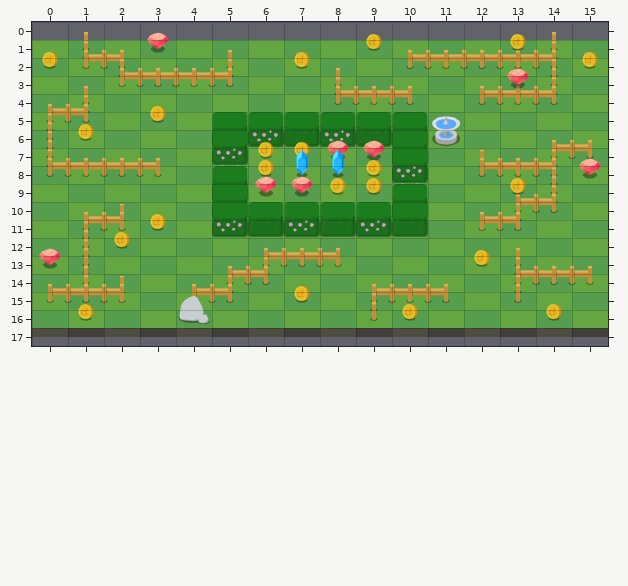
Two states of a Tiled map (JSON), maps/stage5.json. That is the earlier state.
Cells are 64x32 px. Shown: x 0..15, y 0..17.
After:
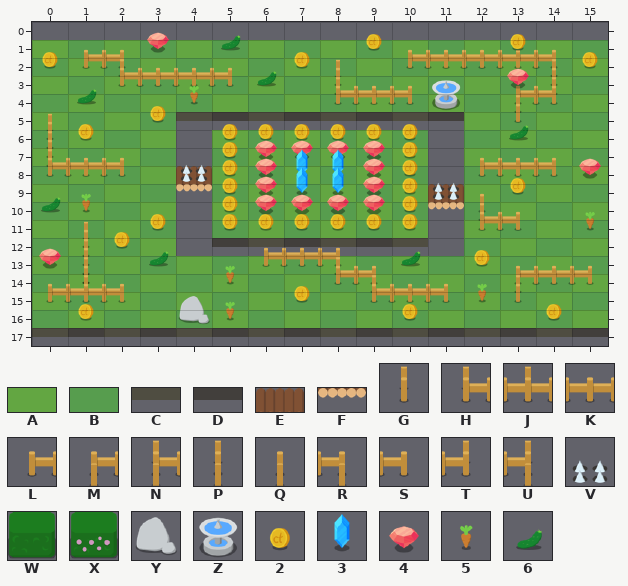
Key: from "ground": A 0, B 1, C 2, D 3, E 4, F 9; from "objects": G 0, H 1, J 2, K 3, L 4, M 5, N 6, P 7, Q 8, R 9, S 12, T 13, U 14, V 17, W 21, X 22, Y 24, Z 25, 2 29, 3 30, 4 31, 5 35, 6 37.
_ is an empty cell.
Objects are placed by their top-left corner, in cells (3,4 is the top-left corner of cell 3,4); size is 1x1 cell unless given.
Tiles replaced or removed in this view: 2, 3, 4, A, B, G, H, J, K, L, M, N, P, Q, S, T, U, V, W, X, Y, Z.
What changed:
Changed rows in their new state; . is an unchanged cell.
Layer "ground":
first column x 4:
 5 CDCDCDCD
 6 _......_
 7 _......_
 8 E......_
 9 F......E
10 _......F
11 _......_
12 _DCDCDC_
Layer "obstacles" (removed):
first column x 0:
 1 ._............_.
 2 ._..._........_.
 3 ....__.._.......
 4 ._..........__..
 5 __..............
 6 _...._______....
 7 ....._...._...__
 8 ..__._...._._._.
 9 ....._...._..._.
10 ....._...._..__.
11 .__..______.__..
12 ._..............
13 ......___...._..
14 ._...__......_..
15 .__.__..._......
16 ...._...._......
Layer "items" (removed):
first column x 1:
 3 ............_..
 6 _..............
 7 .....____......
 8 .....____....._
 9 .....____..._..
12 ._.............
Layer "obstacles" (added):
added: R at 14,1 size 1x2
added: L at 1,1 size 1x2
added: K at 4,2 size 1x2
added: S at 5,2 size 1x2
added: P at 8,2 size 1x2
added: M at 13,3 size 1x2
added: Z at 11,3 size 1x2
added: G at 13,4 size 1x2
added: P at 0,5 size 1x2
added: S at 14,7 size 1x2
added: V at 4,7 size 1x2
added: L at 12,7 size 1x2
added: S at 2,7 size 1x2
added: V at 11,8 size 1x2
added: Q at 12,9 size 1x2
added: H at 12,10 size 1x2
added: S at 13,10 size 1x2
added: P at 1,11 size 1x2
added: K at 7,12 size 1x2
added: L at 6,12 size 1x2
added: R at 8,12 size 1x2
added: P at 1,13 size 1x2
added: P at 1,13 size 1x2
added: H at 8,13 size 1x2
added: R at 9,13 size 1x2
added: M at 13,13 size 1x2
added: J at 1,14 size 1x2
added: S at 2,14 size 1x2
added: H at 9,14 size 1x2
added: Y at 4,15 size 1x2
Layer "items" (added):
added: 6 at 5,0 size 1x2
added: 4 at 13,2 size 1x2
added: 6 at 6,2 size 1x2
added: 6 at 1,3 size 1x2
added: 5 at 4,3 size 1x2
added: 2 at 1,5 size 1x2
added: 6 at 13,5 size 1x2
added: 2 at 5,5 size 1x2
added: 2 at 6,5 size 1x2
added: 2 at 7,5 size 1x2
added: 2 at 8,5 size 1x2
added: 2 at 9,5 size 1x2
added: 2 at 10,5 size 1x2
added: 4 at 8,6 size 1x2
added: 4 at 9,6 size 1x2
added: 4 at 7,6 size 1x2
added: 4 at 6,6 size 1x2
added: 2 at 10,6 size 1x2
added: 2 at 5,6 size 1x2
added: 4 at 15,7 size 1x2
added: 3 at 7,7 size 1x2
added: 3 at 8,7 size 1x2
added: 4 at 6,7 size 1x2
added: 4 at 9,7 size 1x2
added: 2 at 10,7 size 1x2
added: 2 at 5,7 size 1x2
added: 2 at 13,8 size 1x2
added: 3 at 7,8 size 1x2
added: 3 at 8,8 size 1x2
added: 4 at 6,8 size 1x2
added: 4 at 9,8 size 1x2
added: 2 at 10,8 size 1x2
added: 2 at 5,8 size 1x2
added: 6 at 0,9 size 1x2
added: 5 at 1,9 size 1x2
added: 4 at 6,9 size 1x2
added: 4 at 7,9 size 1x2
added: 4 at 8,9 size 1x2
added: 4 at 9,9 size 1x2
added: 2 at 10,9 size 1x2
added: 2 at 5,9 size 1x2
added: 5 at 15,10 size 1x2
added: 2 at 10,10 size 1x2
added: 2 at 9,10 size 1x2
added: 2 at 8,10 size 1x2
added: 2 at 7,10 size 1x2
added: 2 at 6,10 size 1x2
added: 2 at 5,10 size 1x2
added: 2 at 2,11 size 1x2
added: 6 at 3,12 size 1x2
added: 6 at 10,12 size 1x2
added: 5 at 5,13 size 1x2
added: 5 at 12,14 size 1x2
added: 5 at 5,15 size 1x2
